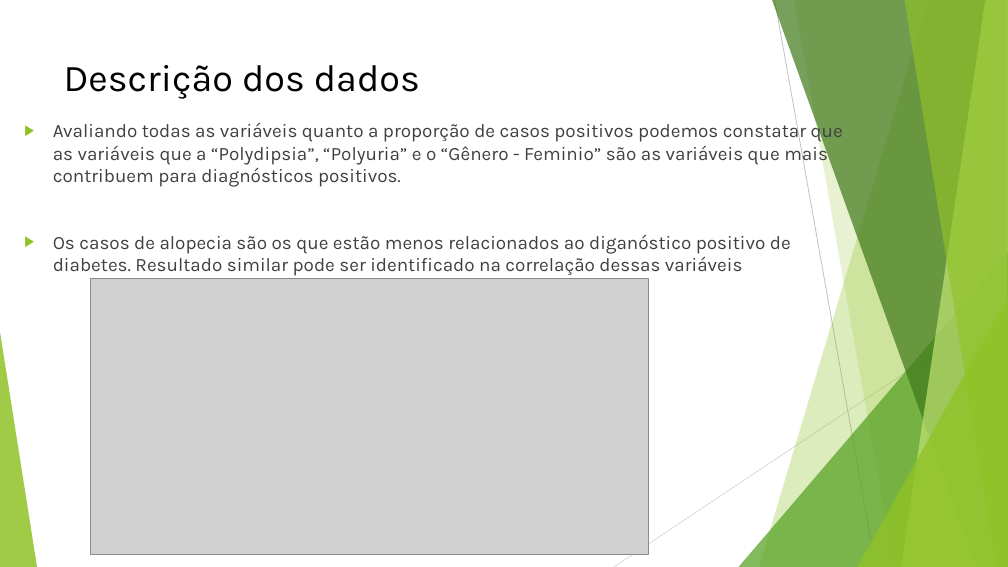
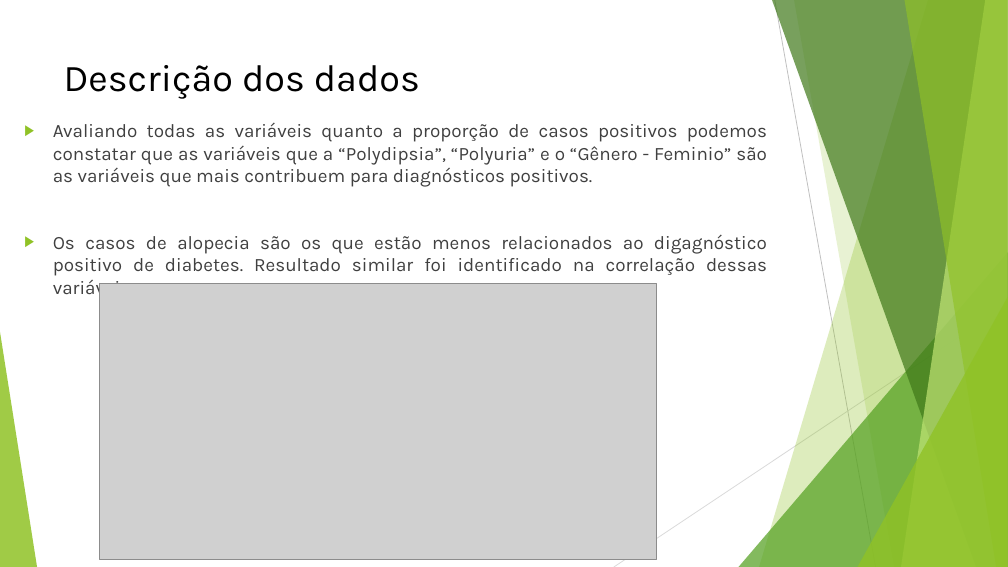
Before and after one commit to igorss77/diabetes_project, a slide deck: slide 7 of docs/Early stage diabetes – risk predictions.pptx. Drawn at 1008x567 pixels with LibreOffice and Linux fonts; fonts in the diff are those of the drawing; grey boxes stand for pictures. Boxes give left, top, right and bottom in pixels: in the first picture for what was removed or moved away, otherwise in the second. Text is boxed around its words. In the diff, an @@ line names an element or a change of style, - is before the commit and + after.

```diff
--- a/docs/Early stage diabetes – risk predictions.pptx
+++ b/docs/Early stage diabetes – risk predictions.pptx
@@ text at (53,123,767,187): alignment left to justified @@
@@ text at (53,235,767,300): text changed @@
-▶ Os casos de alopecia são os que estão menos relacionados ao diganóstico positivo de diabetes. Resultado similar pode ser identificado na correlação dessas variáveis
+▶ Os casos de alopecia são os que estão menos relacionados ao digagnóstico positivo de diabetes. Resultado similar foi identificado na correlação dessas variáveis
@@ picture: place and size @@
-picture at (91,278,648,554)
+picture at (99,284,656,560)
```
Also in this commit, not shown: 7 other slides changed, 1 other file.
